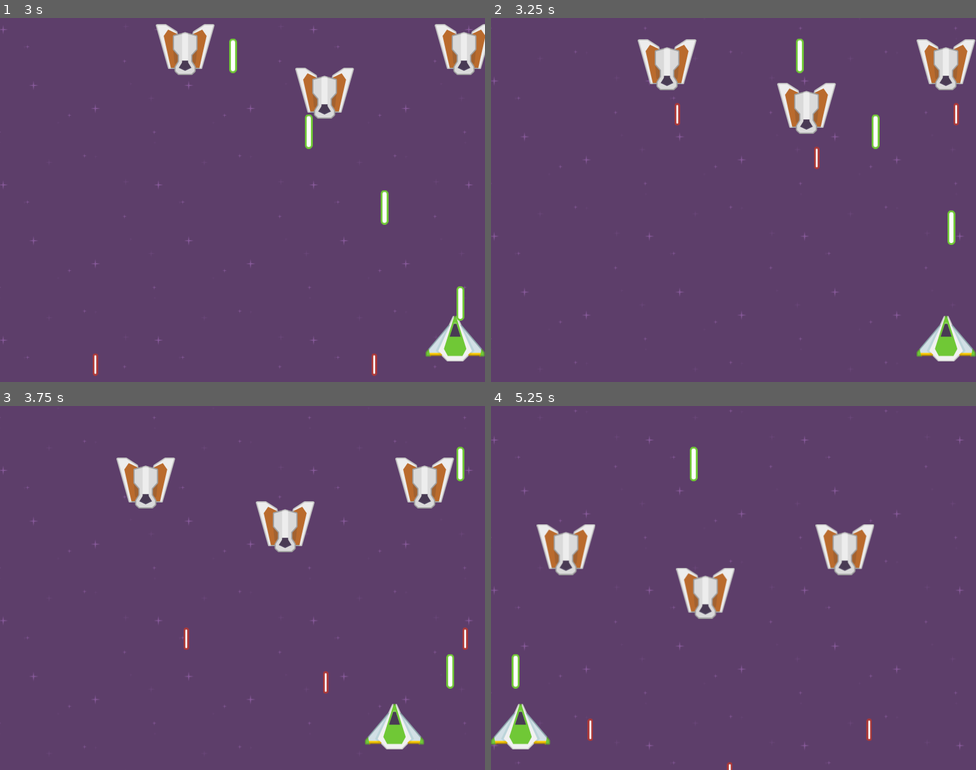
Above: before the commit, frames 1-4 (two rows, left to right).
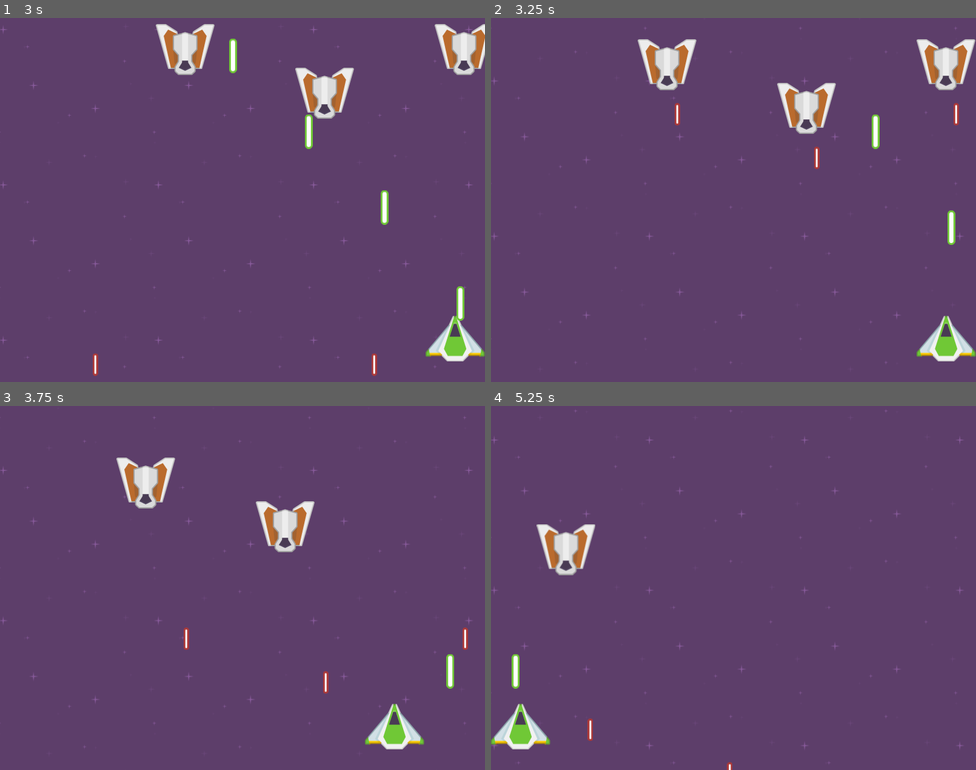
Above: after the commit, the same moments.

Repository: henriquelima92/godot-space-attack
Game: Godot game, scene res://scenes/Main.tscn
Same seed, same stepped clock (60 frames per second), same inputs: the game is played once before the commit and once after it.
Inputs:
- Up to frame 1 (3 s): hold Right (right) 0.53-1.28 s; hold Space (shoot) 0.53-1.28 s; hold Left (left) 1.28-2.03 s; tap Space (shoot) at 1.35, 2.85 s; hold Space (shoot) 2.03-2.78 s; hold Right (right) from 2.03 s (still down)
- Up to frame 2 (3.25 s): keep holding Right (right)
- Up to frame 3 (3.75 s): release Right (right) at 3.53 s; hold Left (left) from 3.53 s (still down); hold Space (shoot) from 3.53 s (still down)
- Up to frame 4 (5.25 s): keep holding Left (left); release Space (shoot) at 4.28 s; tap Space (shoot) at 4.35 s; hold Space (shoot) from 5.03 s (still down)

Frame 1 is identical in both runs. In frame 2, 0.1% of the frame differs, in the area x 62-65%, y 5-16%; in frame 3, 1.2%; in frame 4, 2.5%, in the area x 38-79%, y 11-92%.

Commit message:
Added formation defeated and re-creation.

Diff:
--- a/scenes/Enemy.tscn
+++ b/scenes/Enemy.tscn
@@ -7,7 +7,9 @@
 [sub_resource type="RectangleShape2D" id=1]
 extents = Vector2( 37.8753, 36.757 )
 
-[node name="Enemy" type="Area2D"]
+[node name="Enemy" type="Area2D" groups=[
+"Enemies",
+]]
 script = ExtResource( 1 )
 projectile = ExtResource( 3 )
 
@@ -15,8 +17,11 @@
 texture = ExtResource( 2 )
 
 [node name="CollisionShape2D" type="CollisionShape2D" parent="."]
+position = Vector2( 0, -0.203911 )
 shape = SubResource( 1 )
 
-[node name="Timer" type="Timer" parent="."]
+[node name="Timer" type="Timer" parent="." groups=[
+"Enemies",
+]]
 wait_time = 1.5
 [connection signal="timeout" from="Timer" to="." method="_on_Timer_timeout"]
--- a/scenes/Formation.tscn
+++ b/scenes/Formation.tscn
@@ -14,3 +14,6 @@
 
 [node name="Enemy3" parent="." instance=ExtResource( 1 )]
 position = Vector2( 230, 2 )
+[connection signal="was_defeated" from="Enemy" to="." method="_on_Enemy_was_defeated"]
+[connection signal="was_defeated" from="Enemy2" to="." method="_on_Enemy2_was_defeated"]
+[connection signal="was_defeated" from="Enemy3" to="." method="_on_Enemy3_was_defeated"]
--- a/scripts/Enemy.gd
+++ b/scripts/Enemy.gd
@@ -8,6 +8,8 @@
 export var speed = 50
 export var health = 30
 
+signal was_defeated
+
 var dead = false
 var can_shoot = true
 
@@ -16,6 +18,9 @@
 		_shoot()
 
 func _shoot():
+	if dead == true:
+		return
+
 	can_shoot = false
 	var new_projectile = projectile.instance()
 	new_projectile.position = global_position
@@ -29,6 +34,7 @@
 		dead = true
 		collision.queue_free()
 		hide()
+		emit_signal("was_defeated")
 
 
 func _on_Timer_timeout():
--- a/scripts/Formation.gd
+++ b/scripts/Formation.gd
@@ -9,11 +9,16 @@
 var is_in_position = false
 var direction = 1
 
+var enemies_count
+
+signal formation_defeated
+
 func _ready():
 	target_position = rand_range(200, get_viewport_rect().size.y / 2)
 	left_bound = position.x - 100
 	right_bound = position.x + 100
 	direction = 1 if rand_range(0,100) > 50 else -1
+	enemies_count = get_children().size()
 
 func _process(delta):
 	movement(delta)
@@ -30,3 +35,22 @@
 	if position.y >= target_position:
 		position.y = target_position
 		is_in_position = true
+
+func _defeated():
+	emit_signal("formation_defeated")
+	queue_free()
+
+func _on_any_enemy_defeated():
+	enemies_count -= 1
+	if enemies_count == 0:
+		_defeated()
+
+
+func _on_Enemy_was_defeated():
+	_on_any_enemy_defeated()
+
+func _on_Enemy2_was_defeated():
+	_on_any_enemy_defeated()
+
+func _on_Enemy3_was_defeated():
+	_on_any_enemy_defeated()
--- a/scripts/PlayerProjectiles.gd
+++ b/scripts/PlayerProjectiles.gd
@@ -4,7 +4,7 @@
 export var damage = 10
 
 func _ready():
-	connect("are_entered", self, "_on_area_entered")
+	connect("area_entered", self, "_on_area_entered")
 
 func _process(delta):
 	position.y -= speed * delta
--- a/scripts/Spawner.gd
+++ b/scripts/Spawner.gd
@@ -17,7 +17,7 @@
 	var new_formation = formation.instance()
 	new_formation.position = Vector2(position_x, position_y)
 	add_child(new_formation)
+	new_formation.connect("formation_defeated", self, "_on_formation_defeated")
 
-# Called every frame. 'delta' is the elapsed time since the previous frame.
-#func _process(delta):
-#	pass
+func _on_formation_defeated():
+	_spawn_formation()
